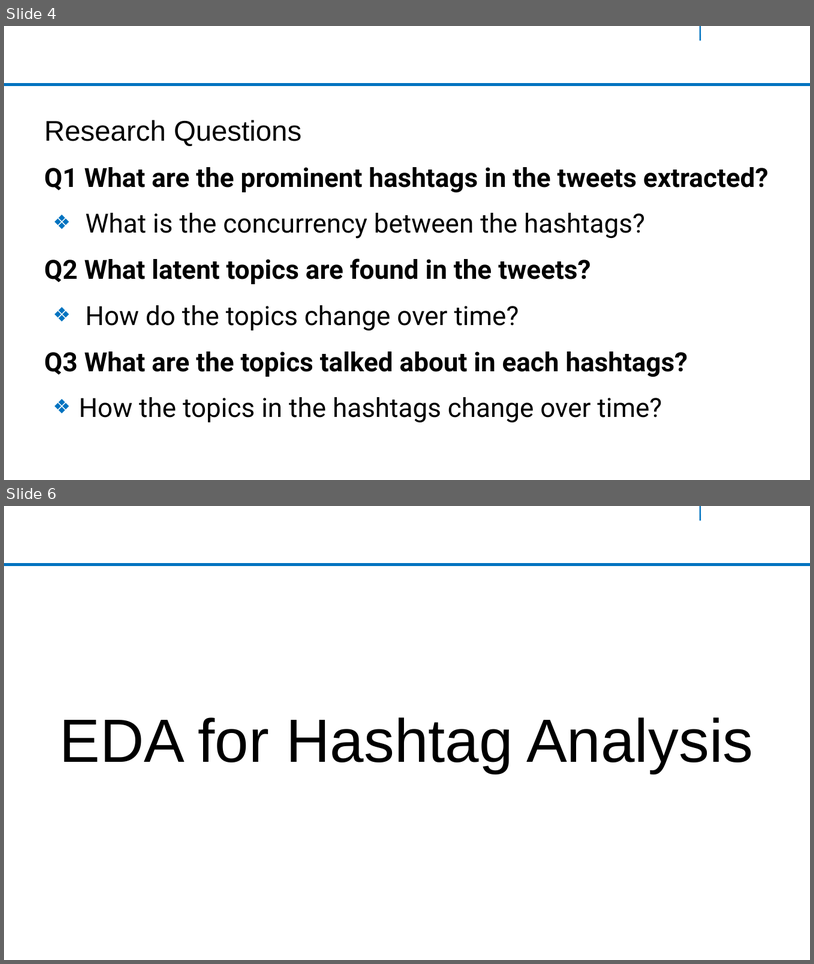
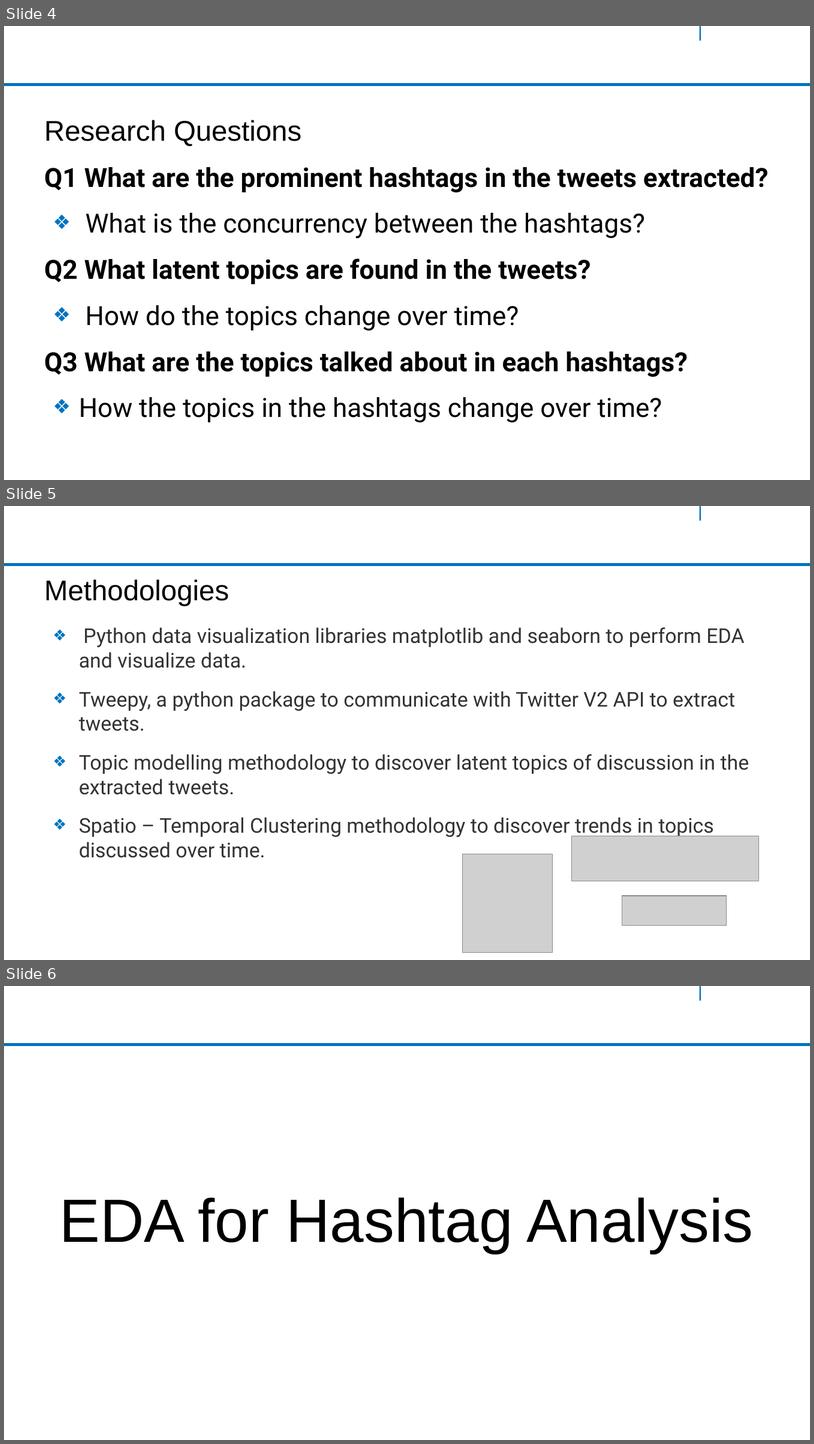
Before and after one commit to moinam/TweetAnalyzer, a slide deck: Milestone_1 DBSE.pptx. Shown one above the other, each under a label of ours: slides 4 and 6 before the commit, slides 4, 5 and 6 after it; the slides between them are not shown. The pictures are 814x964 and 814x1444 pixels, drawn with LibreOffice and Linux fonts; fonts in the diff are those of the drawing; grey boxes stand for pictures; background and template pictures are left out. Boxes give left, top, right and bottom in pixels: in the first picture for what was removed or moved away, otherwise in the second. Text is boxed around its words. In the diff, an @@ line names an element or a change of style, - is before the commit and + after.

```diff
--- a/Milestone_1 DBSE.pptx
+++ b/Milestone_1 DBSE.pptx
@@ slide 5 added at (4, 506, 810, 960), background #FFFFFF; not listed: 2 template elements that a slide beside it also shows @@
@@ title added at (44, 579, 229, 606), 28 pt, text #000000 @@
+Methodologies
@@ text added at (79, 627, 750, 858), 20 pt, text #323232 @@
+❖ Python data visualization libraries matplotlib and seaborn to perform EDA and visualize data.
+❖ Tweepy, a python package to communicate with Twitter V2 API to extract tweets.
+❖ Topic modelling methodology to discover latent topics of discussion in the extracted tweets.
+❖ Spatio – Temporal Clustering methodology to discover trends in topics discussed over time.
@@ picture added at (573, 836, 760, 880) @@
@@ picture added at (463, 853, 553, 952) @@
@@ picture added at (623, 895, 726, 925) @@
```
Also in this commit, not shown: 1 slide changed, 1 slide removed.
